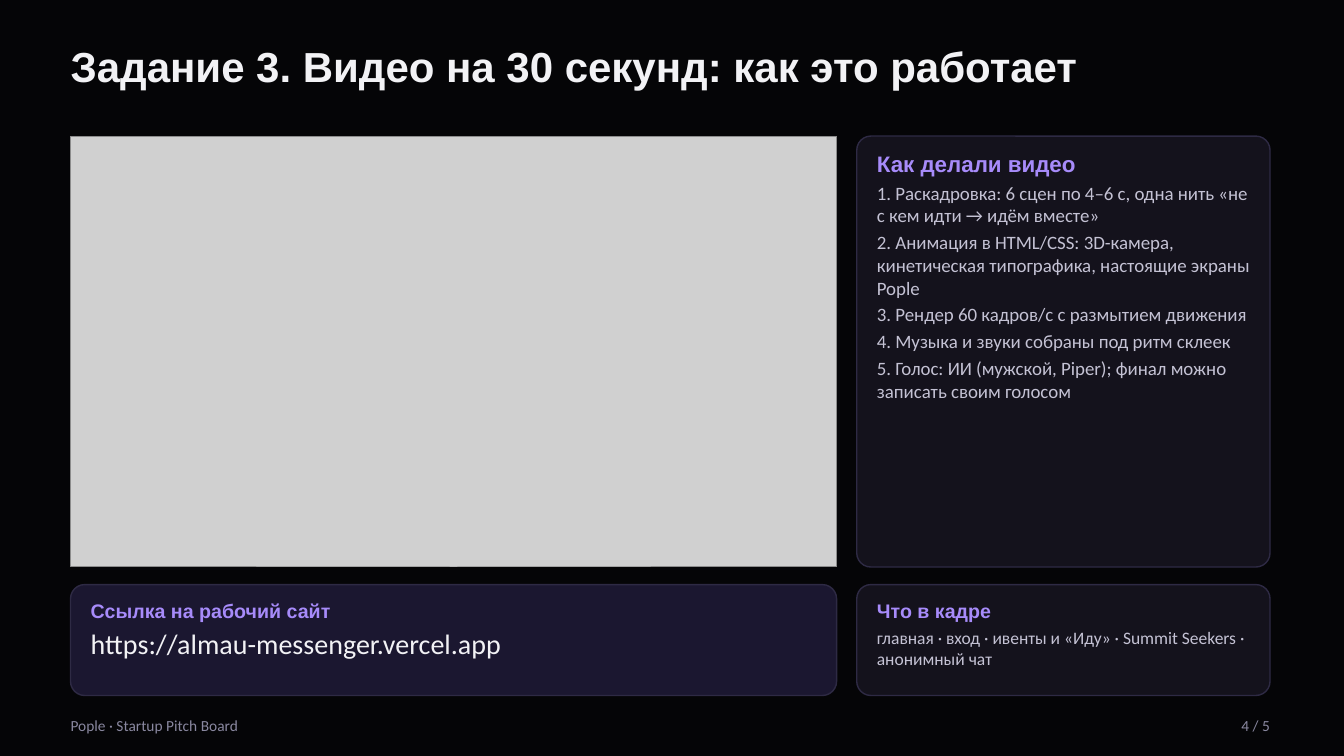
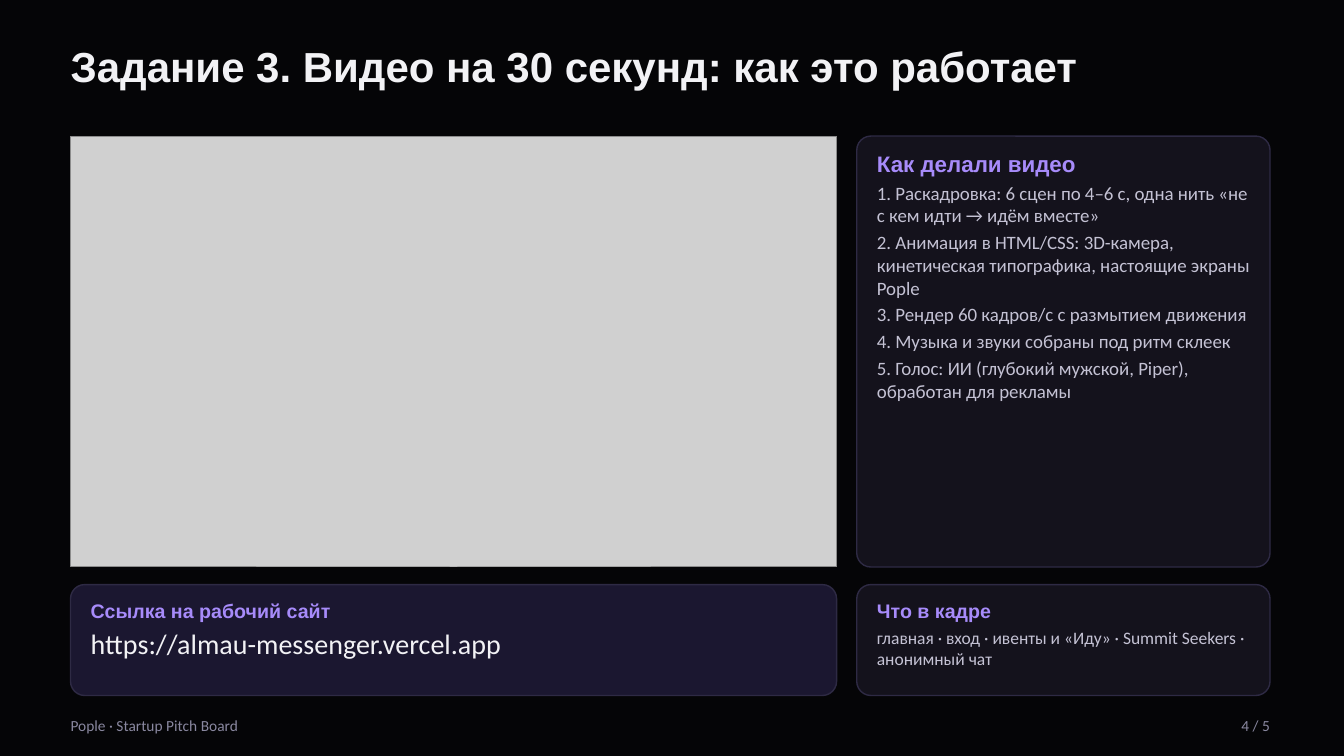
Before and after one commit to taekeanoshi/Almau_messanger, a slide deck: slide 4 of docs/pitch_board/Pople_Startup_Pitch_Board.pptx. Drawn at 1344x756 pixels with LibreOffice and Linux fonts; fonts in the diff are those of the drawing; grey boxes stand for pictures. Boxes give left, top, right and bottom in pixels: in the first picture for what was removed or moved away, otherwise in the second. Text is boxed around its words. In the diff, an @@ line names an element or a change of style, - is before the commit and + after.

```diff
--- a/docs/pitch_board/Pople_Startup_Pitch_Board.pptx
+++ b/docs/pitch_board/Pople_Startup_Pitch_Board.pptx
@@ text at bbox=[877, 361, 1188, 401]: text changed @@
-5. Голос: ИИ (мужской, Piper); финал можно записать своим голосом
+5. Голос: ИИ (глубокий мужской, Piper), обработан для рекламы
```
Also in this commit, not shown: 5 other files.
